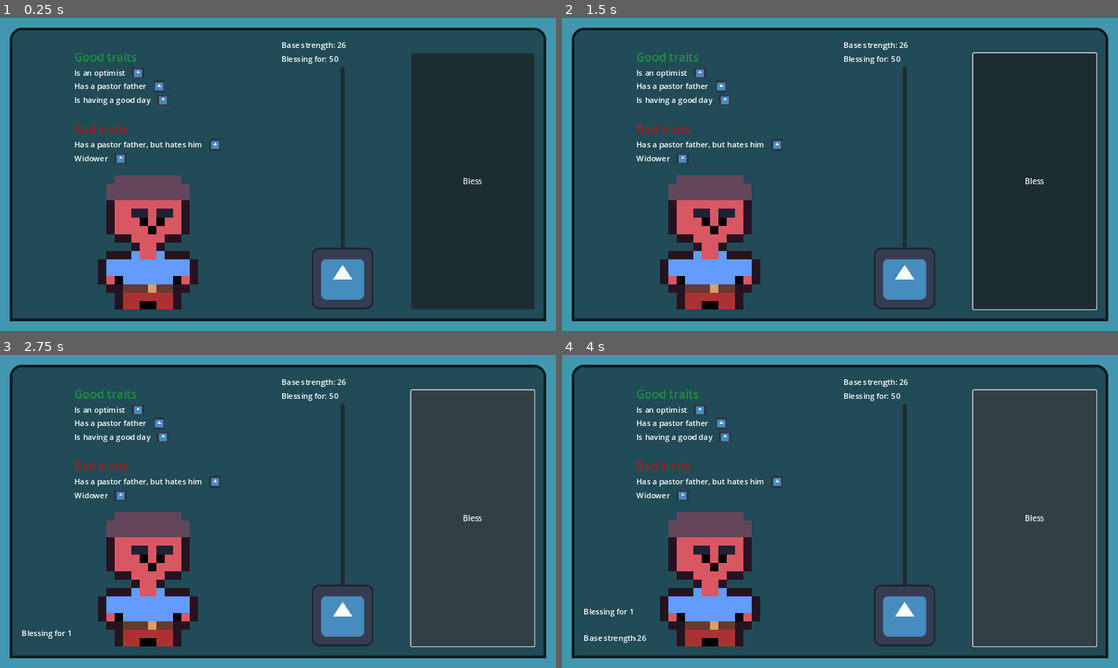
Above: before the commit, frames 1-4 (two rows, left to right).
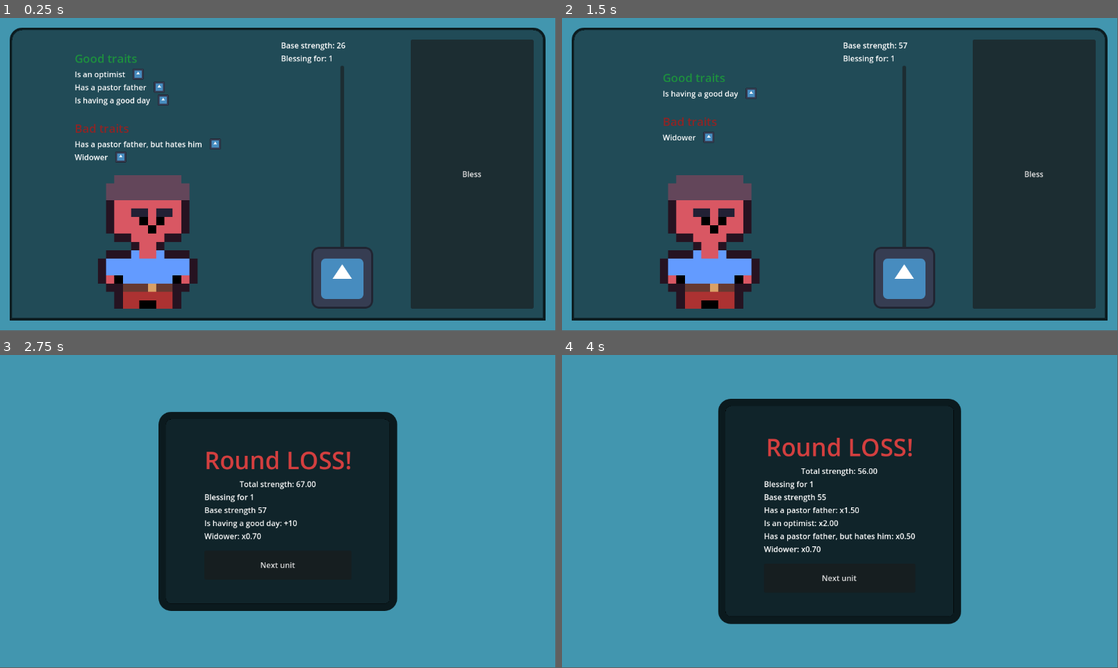
Above: after the commit, the same moments.

Repository: frostblooded/wolf
Game: Godot game, scene res://scenes/main.tscn
Two runs of this game, one before a commit and one after it. Both use one fixed random seed, a clock stepped at 60 frames per second and the inputs below. The engine's default icon, where the game draws it, is replaced by a stand-in: a white triangle on a blue panel in a dark square.
Inputs (mouse positions are in pixels of both pictures, inside the frame that each line leads up to):
- Up to frame 1 (0.25 s): no input
- Up to frame 2 (1.5 s): click "Bless" at 0.5 s; click (840, 246) at 1.25 s, where only the run after the commit has a clickable "Next unit"
- Up to frame 3 (2.75 s): click "Bless" at 2 s
- Up to frame 4 (4 s): click (840, 564) at 2.75 s, where only the run after the commit has a clickable "Next unit"; click "Bless" at 3.5 s
In our replay, the window is 800x450 before the commit and 799x449 after it. These sizes can differ from the game's own. Grey fills any space a smaller window leaves; there, only what the larger window draws over its background counts as a difference.

The runs differ from the first frame. In frame 1, 4.4% of the frame differs, in the area x 1-99%, y 3-97%; in frame 2, 4.9%; in frame 3, 89%; in frame 4, 89%.

Commit message:
Add proper panel for end of round

Diff:
--- a/project.godot
+++ b/project.godot
@@ -19,10 +19,6 @@
 
 MessageBus="*res://scripts/autoload/message_bus.gd"
 
-[display]
-
-window/stretch/mode="canvas_items"
-
 [gui]
 
 theme/custom="res://theme.tres"
--- a/scenes/UI/AnimatedLabel.tscn
+++ /dev/null
@@ -1,63 +0,0 @@
-[gd_scene load_steps=5 format=3 uid="uid://ehyk2phrxjvh"]
-
-[ext_resource type="Script" path="res://scripts/animated_label.gd" id="1_axrvv"]
-
-[sub_resource type="Animation" id="Animation_23ggo"]
-resource_name = "MovingUp"
-length = 3.0
-tracks/0/type = "method"
-tracks/0/imported = false
-tracks/0/enabled = true
-tracks/0/path = NodePath(".")
-tracks/0/interp = 1
-tracks/0/loop_wrap = true
-tracks/0/keys = {
-"times": PackedFloat32Array(3),
-"transitions": PackedFloat32Array(1),
-"values": [{
-"args": [],
-"method": &"queue_free"
-}]
-}
-tracks/1/type = "bezier"
-tracks/1/imported = false
-tracks/1/enabled = true
-tracks/1/path = NodePath(".:position:x")
-tracks/1/interp = 1
-tracks/1/loop_wrap = true
-tracks/1/keys = {
-"handle_modes": PackedInt32Array(0),
-"points": PackedFloat32Array(0, -0.25, 0, 0.25, 0),
-"times": PackedFloat32Array(0)
-}
-tracks/2/type = "bezier"
-tracks/2/imported = false
-tracks/2/enabled = true
-tracks/2/path = NodePath(".:position:y")
-tracks/2/interp = 1
-tracks/2/loop_wrap = true
-tracks/2/keys = {
-"handle_modes": PackedInt32Array(0, 0),
-"points": PackedFloat32Array(0, -0.25, 0, 0.25, 0, -100, -0.25, 0, 0.25, 0),
-"times": PackedFloat32Array(0, 3)
-}
-
-[sub_resource type="Animation" id="Animation_0xmfg"]
-length = 0.001
-
-[sub_resource type="AnimationLibrary" id="AnimationLibrary_r6ho8"]
-_data = {
-"MovingUp": SubResource("Animation_23ggo"),
-"RESET": SubResource("Animation_0xmfg")
-}
-
-[node name="AnimatedLabel" type="Label"]
-offset_right = 1.0
-offset_bottom = 23.0
-size_flags_horizontal = 0
-script = ExtResource("1_axrvv")
-
-[node name="AnimationPlayer" type="AnimationPlayer" parent="."]
-libraries = {
-"": SubResource("AnimationLibrary_r6ho8")
-}
--- a/scenes/UI/BlessingUnitUI.tscn
+++ b/scenes/UI/BlessingUnitUI.tscn
@@ -2,8 +2,8 @@
 
 [ext_resource type="Script" path="res://scripts/blessing_unit_ui.gd" id="1_pou5w"]
 [ext_resource type="PackedScene" uid="uid://ddsydqanfd6d6" path="res://scenes/UI/TraitUI.tscn" id="2_3e3qa"]
-[ext_resource type="PackedScene" uid="uid://snfxfvpxmei8" path="res://scenes/UI/UnitImageUI.tscn" id="3_3xt8s"]
 [ext_resource type="Script" path="res://scripts/blessing_input.gd" id="3_ro0nv"]
+[ext_resource type="Texture2D" uid="uid://c0b0sawfyqtac" path="res://aseprite/fighter.png" id="3_t5euq"]
 [ext_resource type="Texture2D" uid="uid://bbuo3vy70oprq" path="res://icon.svg" id="5_b4pj3"]
 
 [sub_resource type="StyleBoxFlat" id="StyleBoxFlat_fri2f"]
@@ -54,39 +54,47 @@
 layout_mode = 2
 size_flags_horizontal = 3
 
-[node name="LeftPanelContainer" type="PanelContainer" parent="MarginContainer/PanelContainer/MarginContainer/HBoxContainer/VBoxContainer"]
+[node name="TraitPanelContainer" type="PanelContainer" parent="MarginContainer/PanelContainer/MarginContainer/HBoxContainer/VBoxContainer"]
 layout_mode = 2
-size_flags_horizontal = 3
+size_flags_horizontal = 4
 size_flags_vertical = 3
 theme_override_styles/panel = SubResource("StyleBoxEmpty_wbhf4")
 
-[node name="VBoxContainer3" type="VBoxContainer" parent="MarginContainer/PanelContainer/MarginContainer/HBoxContainer/VBoxContainer/LeftPanelContainer"]
+[node name="VBoxContainer3" type="VBoxContainer" parent="MarginContainer/PanelContainer/MarginContainer/HBoxContainer/VBoxContainer/TraitPanelContainer"]
 layout_mode = 2
 size_flags_horizontal = 4
 theme_override_constants/separation = 30
 alignment = 1
 
-[node name="PositiveTraitsContainer" type="VBoxContainer" parent="MarginContainer/PanelContainer/MarginContainer/HBoxContainer/VBoxContainer/LeftPanelContainer/VBoxContainer3"]
+[node name="PositiveTraitsContainer" type="VBoxContainer" parent="MarginContainer/PanelContainer/MarginContainer/HBoxContainer/VBoxContainer/TraitPanelContainer/VBoxContainer3"]
 layout_mode = 2
+size_flags_horizontal = 0
+size_flags_vertical = 4
 
-[node name="Label" type="Label" parent="MarginContainer/PanelContainer/MarginContainer/HBoxContainer/VBoxContainer/LeftPanelContainer/VBoxContainer3/PositiveTraitsContainer"]
+[node name="Label" type="Label" parent="MarginContainer/PanelContainer/MarginContainer/HBoxContainer/VBoxContainer/TraitPanelContainer/VBoxContainer3/PositiveTraitsContainer"]
 layout_mode = 2
+size_flags_horizontal = 0
 theme_type_variation = &"HeaderMedium"
 theme_override_colors/font_color = Color(0.113725, 0.568627, 0.243137, 1)
 text = "Good traits"
 
-[node name="NegativeTraitsContainer" type="VBoxContainer" parent="MarginContainer/PanelContainer/MarginContainer/HBoxContainer/VBoxContainer/LeftPanelContainer/VBoxContainer3"]
+[node name="NegativeTraitsContainer" type="VBoxContainer" parent="MarginContainer/PanelContainer/MarginContainer/HBoxContainer/VBoxContainer/TraitPanelContainer/VBoxContainer3"]
 layout_mode = 2
+size_flags_horizontal = 0
+size_flags_vertical = 4
 
-[node name="Label" type="Label" parent="MarginContainer/PanelContainer/MarginContainer/HBoxContainer/VBoxContainer/LeftPanelContainer/VBoxContainer3/NegativeTraitsContainer"]
+[node name="Label" type="Label" parent="MarginContainer/PanelContainer/MarginContainer/HBoxContainer/VBoxContainer/TraitPanelContainer/VBoxContainer3/NegativeTraitsContainer"]
 layout_mode = 2
+size_flags_horizontal = 0
 theme_type_variation = &"HeaderMedium"
 theme_override_colors/font_color = Color(0.568627, 0.141176, 0.141176, 1)
 text = "Bad traits"
 
-[node name="UnitImageUI" parent="MarginContainer/PanelContainer/MarginContainer/HBoxContainer/VBoxContainer" instance=ExtResource("3_3xt8s")]
+[node name="UnitImage" type="TextureRect" parent="MarginContainer/PanelContainer/MarginContainer/HBoxContainer/VBoxContainer"]
 layout_mode = 2
 size_flags_vertical = 3
+texture = ExtResource("3_t5euq")
+stretch_mode = 5
 
 [node name="HBoxContainer" type="HBoxContainer" parent="MarginContainer/PanelContainer/MarginContainer/HBoxContainer"]
 layout_mode = 2
@@ -95,10 +103,6 @@
 [node name="VBoxContainer" type="VBoxContainer" parent="MarginContainer/PanelContainer/MarginContainer/HBoxContainer/HBoxContainer"]
 layout_mode = 2
 size_flags_horizontal = 3
-
-[node name="CurrentStrengthLabel" type="Label" parent="MarginContainer/PanelContainer/MarginContainer/HBoxContainer/HBoxContainer/VBoxContainer"]
-layout_mode = 2
-text = "Current strength: 27"
 
 [node name="BlessingInput" type="HBoxContainer" parent="MarginContainer/PanelContainer/MarginContainer/HBoxContainer/HBoxContainer/VBoxContainer"]
 layout_mode = 2
@@ -110,7 +114,11 @@
 layout_mode = 2
 size_flags_horizontal = 3
 
-[node name="Label" type="Label" parent="MarginContainer/PanelContainer/MarginContainer/HBoxContainer/HBoxContainer/VBoxContainer/BlessingInput/VBoxContainer"]
+[node name="CurrentStrengthLabel" type="Label" parent="MarginContainer/PanelContainer/MarginContainer/HBoxContainer/HBoxContainer/VBoxContainer/BlessingInput/VBoxContainer"]
+layout_mode = 2
+text = "Current strength: 27"
+
+[node name="BlessAmountLabel" type="Label" parent="MarginContainer/PanelContainer/MarginContainer/HBoxContainer/HBoxContainer/VBoxContainer/BlessingInput/VBoxContainer"]
 layout_mode = 2
 text = "Blessing for: 50
 "
--- a/scenes/UI/UnitImageUI.tscn
+++ /dev/null
@@ -1,32 +0,0 @@
-[gd_scene load_steps=6 format=3 uid="uid://snfxfvpxmei8"]
-
-[ext_resource type="Script" path="res://scripts/unit_image_ui.gd" id="1_ti347"]
-[ext_resource type="PackedScene" uid="uid://ehyk2phrxjvh" path="res://scenes/UI/AnimatedLabel.tscn" id="2_h2nu2"]
-[ext_resource type="Texture2D" uid="uid://c0b0sawfyqtac" path="res://aseprite/fighter.png" id="2_wta4e"]
-
-[sub_resource type="StyleBoxEmpty" id="StyleBoxEmpty_ym2cl"]
-
-[sub_resource type="StyleBoxEmpty" id="StyleBoxEmpty_pm64x"]
-
-[node name="UnitImageUI" type="PanelContainer"]
-size_flags_horizontal = 3
-theme_override_styles/panel = SubResource("StyleBoxEmpty_ym2cl")
-script = ExtResource("1_ti347")
-animated_label_scene = ExtResource("2_h2nu2")
-
-[node name="MarginContainer" type="MarginContainer" parent="."]
-layout_mode = 2
-
-[node name="TextureRect" type="TextureRect" parent="MarginContainer"]
-layout_mode = 2
-texture = ExtResource("2_wta4e")
-stretch_mode = 5
-
-[node name="BlessResultSpawnDelay" type="Timer" parent="."]
-
-[node name="AnimatedTraitsPanel" type="Panel" parent="."]
-layout_mode = 2
-size_flags_vertical = 8
-theme_override_styles/panel = SubResource("StyleBoxEmpty_pm64x")
-
-[connection signal="timeout" from="BlessResultSpawnDelay" to="." method="_on_bless_result_spawn_delay_timeout"]
--- a/scenes/main.tscn
+++ b/scenes/main.tscn
@@ -1,7 +1,9 @@
-[gd_scene load_steps=5 format=3 uid="uid://6pgl1pt35txy"]
+[gd_scene load_steps=8 format=3 uid="uid://6pgl1pt35txy"]
 
 [ext_resource type="PackedScene" uid="uid://dlwrtjnr6xty4" path="res://scenes/UI/BlessingUnitUI.tscn" id="1_q4qay"]
 [ext_resource type="PackedScene" uid="uid://b3llop6ts804d" path="res://scenes/GameManager.tscn" id="2_k8vnu"]
+[ext_resource type="Script" path="res://scripts/bless_results_panel_shower.gd" id="3_7vn06"]
+[ext_resource type="Script" path="res://scripts/bless_results_container.gd" id="4_8q8d7"]
 
 [sub_resource type="Gradient" id="Gradient_dvckn"]
 offsets = PackedFloat32Array(1)
@@ -10,12 +12,87 @@
 [sub_resource type="GradientTexture1D" id="GradientTexture1D_mdlhv"]
 gradient = SubResource("Gradient_dvckn")
 
+[sub_resource type="StyleBoxFlat" id="StyleBoxFlat_ibkj6"]
+bg_color = Color(0, 0, 0, 0.756863)
+border_width_left = 15
+border_width_top = 15
+border_width_right = 15
+border_width_bottom = 15
+border_color = Color(0, 0, 0, 0.827451)
+corner_radius_top_left = 25
+corner_radius_top_right = 25
+corner_radius_bottom_right = 25
+corner_radius_bottom_left = 25
+expand_margin_left = 80.0
+expand_margin_top = 50.0
+expand_margin_right = 80.0
+expand_margin_bottom = 50.0
+
 [node name="Main" type="Node2D"]
 
 [node name="Background" type="Sprite2D" parent="."]
 position = Vector2(592, 344.001)
 scale = Vector2(71.6221, 10286.6)
 texture = SubResource("GradientTexture1D_mdlhv")
+metadata/_edit_lock_ = true
 
 [node name="GameManager" parent="." instance=ExtResource("2_k8vnu")]
 unit_ui_scene = ExtResource("1_q4qay")
+
+[node name="BlessingUnitUIHolder" type="Node2D" parent="."]
+
+[node name="RoundResultLayer" type="CanvasLayer" parent="."]
+script = ExtResource("3_7vn06")
+round_win_color = Color(0.247059, 0.831373, 0.278431, 1)
+round_loss_color = Color(0.831373, 0.247059, 0.247059, 1)
+
+[node name="PanelContainer" type="PanelContainer" parent="RoundResultLayer"]
+anchors_preset = 8
+anchor_left = 0.5
+anchor_top = 0.5
+anchor_right = 0.5
+anchor_bottom = 0.5
+offset_left = -20.0
+offset_top = -20.0
+offset_right = 20.0
+offset_bottom = 20.0
+grow_horizontal = 2
+grow_vertical = 2
+size_flags_horizontal = 4
+size_flags_vertical = 4
+theme_override_styles/panel = SubResource("StyleBoxFlat_ibkj6")
+
+[node name="VBoxContainer" type="VBoxContainer" parent="RoundResultLayer/PanelContainer"]
+layout_mode = 2
+
+[node name="RoundResultLabel" type="Label" parent="RoundResultLayer/PanelContainer/VBoxContainer"]
+layout_mode = 2
+size_flags_horizontal = 4
+size_flags_vertical = 3
+theme_type_variation = &"RoundResultLabel"
+theme_override_colors/font_color = Color(0.831373, 0.247059, 0.247059, 1)
+text = "Round LOSS!"
+
+[node name="BlessResultsContainer" type="VBoxContainer" parent="RoundResultLayer/PanelContainer/VBoxContainer"]
+layout_mode = 2
+script = ExtResource("4_8q8d7")
+
+[node name="TotalStrengthLabel" type="Label" parent="RoundResultLayer/PanelContainer/VBoxContainer/BlessResultsContainer"]
+layout_mode = 2
+size_flags_horizontal = 4
+text = "Total bless strength: 150"
+
+[node name="OtherBlessResultsContainer" type="VBoxContainer" parent="RoundResultLayer/PanelContainer/VBoxContainer/BlessResultsContainer"]
+layout_mode = 2
+
+[node name="MarginContainer" type="MarginContainer" parent="RoundResultLayer/PanelContainer/VBoxContainer/BlessResultsContainer"]
+layout_mode = 2
+theme_override_constants/margin_top = 15
+
+[node name="NextUnitButton" type="Button" parent="RoundResultLayer/PanelContainer/VBoxContainer/BlessResultsContainer/MarginContainer"]
+custom_minimum_size = Vector2(0, 60)
+layout_mode = 2
+size_flags_vertical = 8
+text = "Next unit"
+
+[connection signal="pressed" from="RoundResultLayer/PanelContainer/VBoxContainer/BlessResultsContainer/MarginContainer/NextUnitButton" to="RoundResultLayer/PanelContainer/VBoxContainer/BlessResultsContainer" method="_on_next_unit_button_pressed"]
--- a/scripts/animated_label.gd
+++ /dev/null
@@ -1,5 +0,0 @@
-class_name AnimatedLabel
-extends Label
-
-func _ready():
-    $AnimationPlayer.play("MovingUp")
--- a/scripts/autoload/message_bus.gd
+++ b/scripts/autoload/message_bus.gd
@@ -1,4 +1,4 @@
 extends Node
 
 signal BLESS_BUTTON_PRESSED(bless_amount: float)
-signal UNIT_BLESSING_DONE
+signal ROUND_END
--- /dev/null
+++ b/scripts/bless_results_container.gd
@@ -0,0 +1,34 @@
+extends VBoxContainer
+
+func clear():
+    for n in $OtherBlessResultsContainer.get_children():
+        $OtherBlessResultsContainer.remove_child(n)
+
+func show_bless_results(unit: Unit, bless_strength: int, total_strength: float):
+    $TotalStrengthLabel.text = "Total strength: %.2f" % total_strength
+
+    append_bless_result_label("Blessing for %d" % bless_strength)
+    append_bless_result_label("Base strength %d" % unit.strength)
+
+    for t in unit.positive_traits:
+        if !is_equal_approx(t.mul_modifier, 1.0):
+            append_bless_result_label("%s: x%.2f" % [t.name, t.mul_modifier])
+
+        if t.add_modifier != 0:
+            append_bless_result_label("%s: +%d" % [t.name, t.add_modifier])
+
+    for t in unit.negative_traits:
+        if !is_equal_approx(t.mul_modifier, 1.0):
+            append_bless_result_label("%s: x%.2f" % [t.name, t.mul_modifier])
+
+        if t.add_modifier != 0:
+            append_bless_result_label("%s: %d" % [t.name, t.add_modifier])
+
+func append_bless_result_label(message: String):
+    var new_label: Label = Label.new()
+    new_label.text = message
+    $OtherBlessResultsContainer.add_child(new_label)
+
+
+func _on_next_unit_button_pressed():
+    MessageBus.ROUND_END.emit()
--- /dev/null
+++ b/scripts/bless_results_panel_shower.gd
@@ -0,0 +1,29 @@
+extends CanvasLayer
+
+@export var round_win_label: String = "Round WIN!"
+@export var round_win_color: Color = Color.GREEN
+
+@export var round_loss_label: String = "Round LOSS!"
+@export var round_loss_color: Color = Color.RED
+
+@onready var round_result_label: Label = find_child("RoundResultLabel")
+@onready var bless_results_container: Control = find_child("BlessResultsContainer")
+
+func _ready():
+    MessageBus.ROUND_END.connect(on_round_end)
+    hide()
+
+func on_round_end():
+    hide()
+    bless_results_container.clear()
+
+func show_bless_results(unit: Unit, bless_strength: float, total_strength: int, won: bool):
+    if won:
+        round_result_label.text = round_win_label
+        round_result_label.add_theme_color_override("font_color", round_win_color)
+    else:
+        round_result_label.text = round_loss_label
+        round_result_label.add_theme_color_override("font_color", round_loss_color)
+
+    bless_results_container.show_bless_results(unit, bless_strength, total_strength)
+    show()
--- a/scripts/blessing_input.gd
+++ b/scripts/blessing_input.gd
@@ -1,9 +1,15 @@
 extends HBoxContainer
 
+@onready var bless_amount_label: Label = find_child("BlessAmountLabel")
+
+func _ready():
+    update_bless_amount_label(1)
 
 func _on_button_pressed():
     MessageBus.BLESS_BUTTON_PRESSED.emit($VBoxContainer/BlessAmountSlider.value)
 
+func _on_bless_amount_slider_value_changed(value: int):
+    update_bless_amount_label(value)
 
-func _on_bless_amount_slider_value_changed(value: float):
-    $VBoxContainer/Label.text = "Blessing for: %.0f" % value
+func update_bless_amount_label(value: int):
+    bless_amount_label.text = "Blessing for: %d" % value
--- a/scripts/blessing_unit_ui.gd
+++ b/scripts/blessing_unit_ui.gd
@@ -2,43 +2,22 @@
 extends CanvasLayer
 
 @export var trait_ui_scene: PackedScene = null
-var unit: Unit = null
 
-func _ready():
-    MessageBus.BLESS_BUTTON_PRESSED.connect(on_bless_button_pressed)
+@onready var bless_amount_slider = find_child("BlessAmountSlider")
 
-func on_bless_button_pressed(bless_amount: int):
-    var total_strength: float = unit.strength
-    var bless_multiplier: float = 1
-
-    for t in unit.positive_traits:
-        bless_multiplier *= t.mul_modifier
-        total_strength += t.add_modifier
-
-    for t in unit.negative_traits:
-        bless_multiplier *= t.mul_modifier
-        total_strength += t.add_modifier
-
-    total_strength += bless_amount * bless_multiplier
-
-    var unit_image_ui: UnitImageUI = find_child("UnitImageUI")
-    unit_image_ui.show_animated_bless_results(unit, bless_amount, total_strength)
-
-func initialize(u: Unit):
-    self.unit = u
-
+func initialize(unit: Unit):
     var current_strength_label: Label = find_child("CurrentStrengthLabel")
     current_strength_label.text = "Base strength: %d" % unit.strength
 
     var positive_traits_container: Control = find_child("PositiveTraitsContainer")
     var negative_traits_container: Control = find_child("NegativeTraitsContainer")
 
-    for positive_trait in u.positive_traits:
+    for positive_trait in unit.positive_traits:
         var trait_ui: Node = trait_ui_scene.instantiate()
         trait_ui.initialize(positive_trait)
         positive_traits_container.add_child(trait_ui)
 
-    for negative_trait in u.negative_traits:
+    for negative_trait in unit.negative_traits:
         var trait_ui: Node = trait_ui_scene.instantiate()
         trait_ui.initialize(negative_trait)
         negative_traits_container.add_child(trait_ui)
--- a/scripts/game_manager.gd
+++ b/scripts/game_manager.gd
@@ -3,44 +3,69 @@
 @export var unit_ui_scene: PackedScene = null
 @export var possible_positive_traits: Array[Trait] = []
 @export var possible_negative_traits: Array[Trait] = []
+
+@onready var round_result_panel_shower: CanvasLayer = get_parent().find_child("RoundResultLayer")
+
+var current_unit: Unit = null
 var current_unit_ui: BlessingUnitUI = null
 
 func _ready():
-	show_unit()
-	MessageBus.UNIT_BLESSING_DONE.connect(on_unit_blessing_done)
+    randomize()
+    show_unit()
+    MessageBus.ROUND_END.connect(on_unit_blessing_done)
+    MessageBus.BLESS_BUTTON_PRESSED.connect(on_bless_button_pressed)
+
+func on_bless_button_pressed(bless_amount: int):
+    var total_strength: float = current_unit.strength
+    var bless_multiplier: float = 1
+
+    for t in current_unit.positive_traits:
+        bless_multiplier *= t.mul_modifier
+        total_strength += t.add_modifier
+
+    for t in current_unit.negative_traits:
+        bless_multiplier *= t.mul_modifier
+        total_strength += t.add_modifier
+
+    total_strength += bless_amount * bless_multiplier
+
+    var won: bool = total_strength >= 90 and total_strength < 100
+    round_result_panel_shower.show_bless_results(current_unit, bless_amount, total_strength, won)
+    current_unit_ui.hide()
 
 func on_unit_blessing_done():
-	current_unit_ui.queue_free()
-	show_unit()
+    current_unit_ui.queue_free()
+    current_unit = null
+    show_unit()
 
 func show_unit():
-	current_unit_ui = unit_ui_scene.instantiate() as BlessingUnitUI
-	var unit: Unit = generate_unit()
-	current_unit_ui.initialize(unit)
-	get_tree().root.add_child.call_deferred(current_unit_ui)
+    current_unit_ui = unit_ui_scene.instantiate() as BlessingUnitUI
+    current_unit = generate_unit()
+    current_unit_ui.initialize(current_unit)
+    get_parent().get_node("BlessingUnitUIHolder").add_child.call_deferred(current_unit_ui)
 
 func generate_unit() -> Unit:
-	var unit: Unit = Unit.new()
-	unit.strength = randi_range(0, 80)
+    var unit: Unit = Unit.new()
+    unit.strength = randi_range(0, 80)
 
-	var MIN_TRAITS: int = 1
-	var MAX_TRAITS: int = 3
-	assert(MIN_TRAITS <= MAX_TRAITS);
-	assert(possible_positive_traits.size() >= MAX_TRAITS);
-	assert(possible_negative_traits.size() >= MAX_TRAITS);
+    var MIN_TRAITS: int = 1
+    var MAX_TRAITS: int = 3
+    assert(MIN_TRAITS <= MAX_TRAITS);
+    assert(possible_positive_traits.size() >= MAX_TRAITS);
+    assert(possible_negative_traits.size() >= MAX_TRAITS);
 
-	var positive_traits_amount: int = randi_range(MIN_TRAITS, MAX_TRAITS)
-	var positive_traits_shuffled_copy: Array[Trait] = possible_positive_traits
-	positive_traits_shuffled_copy.shuffle()
+    var positive_traits_amount: int = randi_range(MIN_TRAITS, MAX_TRAITS)
+    var positive_traits_shuffled_copy: Array[Trait] = possible_positive_traits
+    positive_traits_shuffled_copy.shuffle()
 
-	for i in range(0, positive_traits_amount):
-		unit.positive_traits.push_back(positive_traits_shuffled_copy[i])
+    for i in range(0, positive_traits_amount):
+        unit.positive_traits.push_back(positive_traits_shuffled_copy[i])
 
-	var negative_traits_amount: int = randi_range(MIN_TRAITS, MAX_TRAITS)
-	var negative_traits_shuffled_copy: Array[Trait] = possible_negative_traits
-	negative_traits_shuffled_copy.shuffle()
+    var negative_traits_amount: int = randi_range(MIN_TRAITS, MAX_TRAITS)
+    var negative_traits_shuffled_copy: Array[Trait] = possible_negative_traits
+    negative_traits_shuffled_copy.shuffle()
 
-	for i in range(0, negative_traits_amount):
-		unit.negative_traits.push_back(negative_traits_shuffled_copy[i])
+    for i in range(0, negative_traits_amount):
+        unit.negative_traits.push_back(negative_traits_shuffled_copy[i])
 
-	return unit
+    return unit
--- a/scripts/unit_image_ui.gd
+++ /dev/null
@@ -1,39 +0,0 @@
-class_name UnitImageUI
-extends PanelContainer
-
-@export var animated_label_scene: PackedScene = null
-
-var bless_results: Array[String] = []
-
-func show_animated_bless_results(unit: Unit, bless_strength: int, total_strength: float):
-    bless_results.push_back("Blessing for %d" % bless_strength)
-    bless_results.push_back("Base strength %d" % unit.strength)
-
-    for t in unit.positive_traits:
-        if !is_equal_approx(t.mul_modifier, 1.0):
-            bless_results.push_back("%s: x%.2f" % [t.name, t.mul_modifier])
-
-        if t.add_modifier != 0:
-            bless_results.push_back("%s: %d" % [t.name, t.add_modifier])
-
-    for t in unit.negative_traits:
-        if !is_equal_approx(t.mul_modifier, 1.0):
-            bless_results.push_back("%s: x%.2f" % [t.name, t.mul_modifier])
-
-        if t.add_modifier != 0:
-            bless_results.push_back("%s: %d" % [t.name, t.add_modifier])
-
-    bless_results.push_back("Total: %.2f" % total_strength)
-    $BlessResultSpawnDelay.start()
-
-
-func _on_bless_result_spawn_delay_timeout():
-    if bless_results.is_empty():
-        MessageBus.UNIT_BLESSING_DONE.emit()
-        $BlessResultSpawnDelay.stop()
-        return
-
-    var label: AnimatedLabel = animated_label_scene.instantiate() as AnimatedLabel
-    var bless_res: String = bless_results.pop_front()
-    label.text = bless_res
-    $AnimatedTraitsPanel.add_child(label)
--- a/theme.tres
+++ b/theme.tres
@@ -2,3 +2,5 @@
 
 [resource]
 HBoxContainer/constants/separation = 15
+RoundResultLabel/base_type = &"Label"
+RoundResultLabel/font_sizes/font_size = 50
